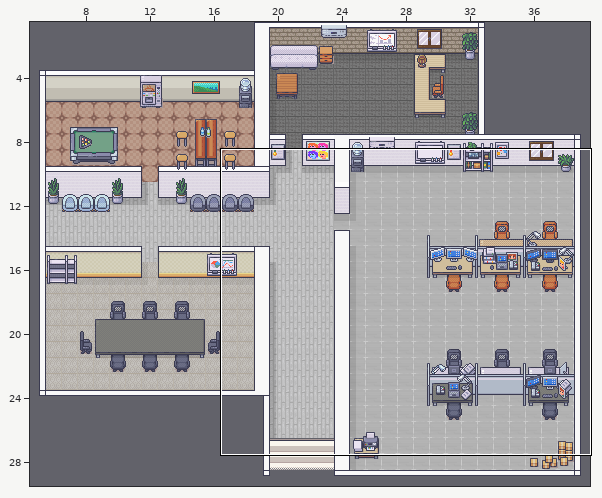
A Tiled map gets an edit: apps/web/public/assets/map/map.tmx. Above, an overview of the earlier version with the close-up marked.
Close-up. Before the commit:
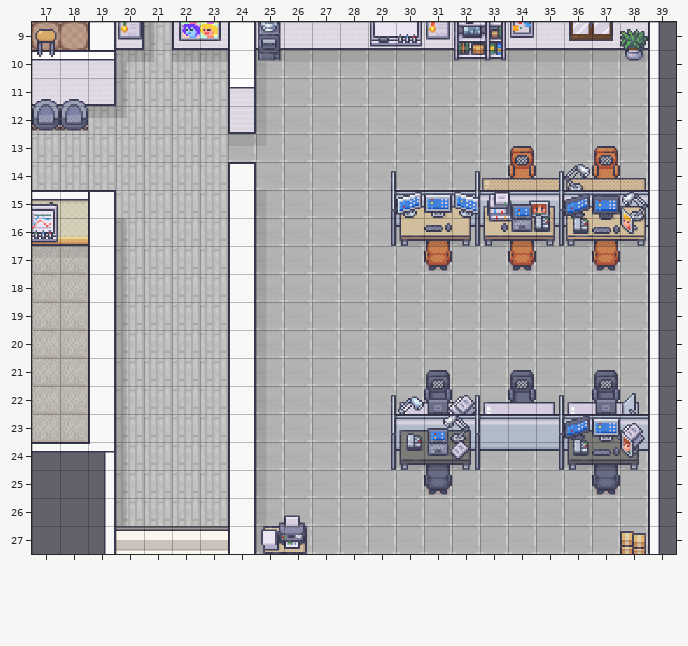
Cells are 32x32 px. Shown: x 17..39, y 9..27.
The result:
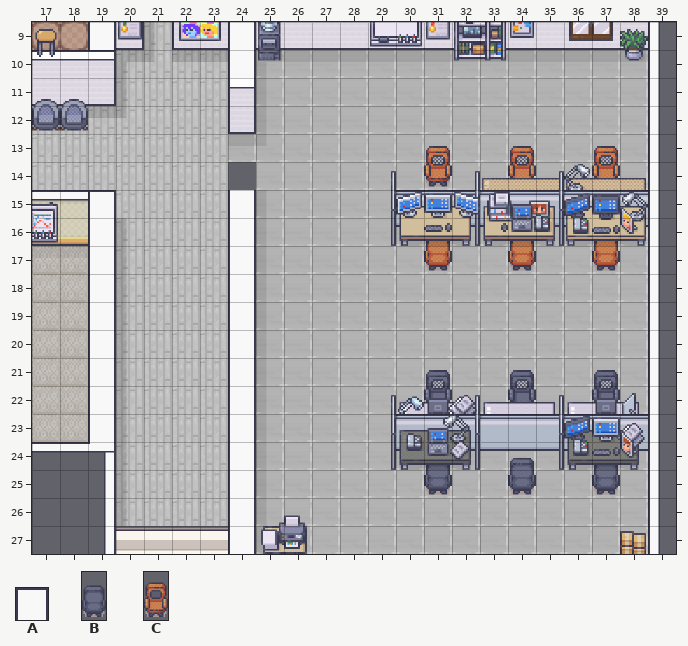
Key: from "FloorAndGround": A 148; from "chair": B 5, C 7.
Objects are placed by their top-left corner, in cells (3,4 is the top-left corner of cell 3,4); size is 1x1 cell unless given.
Log entry: wall and chairs ui fix
The exact change:
--- layer "Wall"
-A at 24,14
--- layer "Chair"
+C at 31,13 size 1x2
+B at 34,24 size 1x2
Pixel boxes of the changes (left, top, right, bottom) in both close-ups:
added: (424, 146, 452, 187)
removed: (228, 162, 256, 190)
added: (508, 458, 536, 495)
